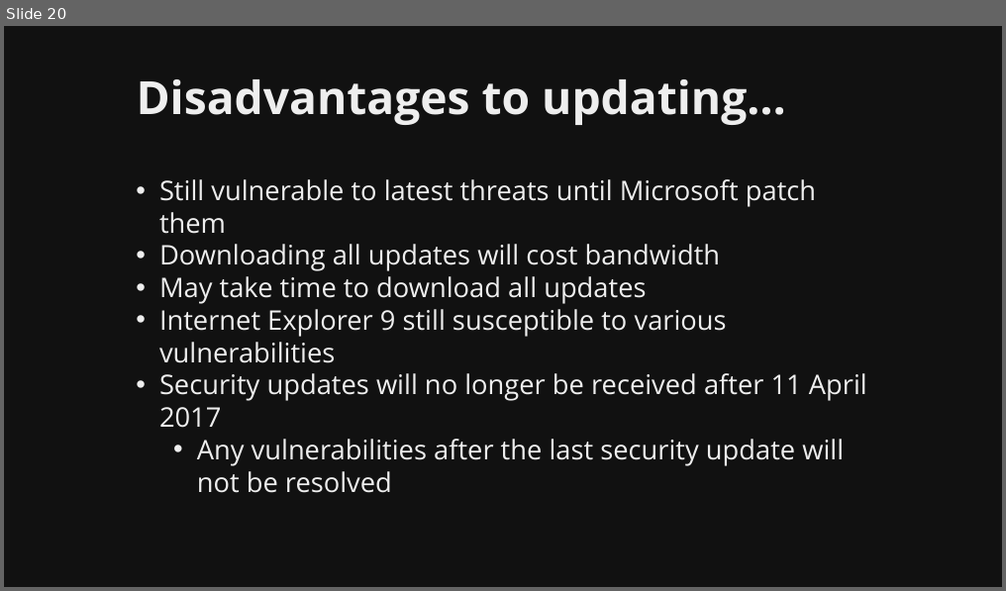
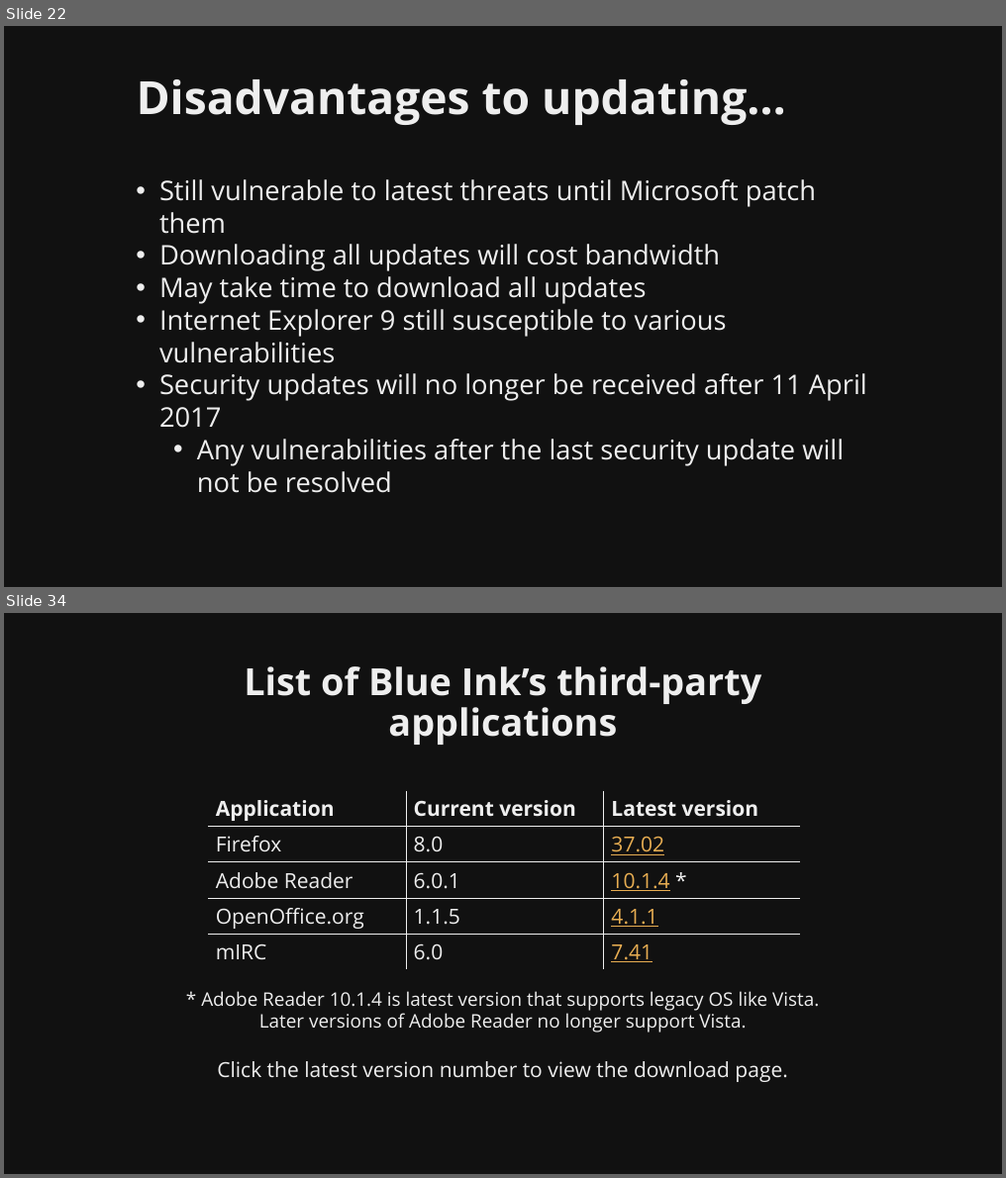
Before and after one commit to martymcflywa/ecu, a slide deck: year_1/sem_2/CSI1101_computer_security/0b_assignment_2_[22MAY15_0900]/dev/CSI1101_PONCE_A2_v01.pptx. Shown one above the other, each under a label of ours: slide 20 before the commit, slides 22 and 34 after it; the slides between them are not shown. The pictures are 1006x591 and 1006x1178 pixels, drawn with LibreOffice and Linux fonts; fonts in the diff are those of the drawing. Boxes give left, top, right and bottom in pixels: in the first picture for what was removed or moved away, otherwise in the second. Text is boxed around its words. In the diff, an @@ line names an element or a change of style, - is before the commit and + after.

Commit message:
CSI1101 A2: finished user applications, todo user practices

```diff
--- a/year_1/sem_2/CSI1101_computer_security/0b_assignment_2_[22MAY15_0900]/dev/CSI1101_PONCE_A2_v01.pptx
+++ b/year_1/sem_2/CSI1101_computer_security/0b_assignment_2_[22MAY15_0900]/dev/CSI1101_PONCE_A2_v01.pptx
@@ slide 34 added at (4, 613, 1002, 1174), background #111111 @@
@@ title added at (244, 666, 761, 745), 36 pt, text #EEEEEE, bold @@
+List of Blue Ink’s third-party applications
@@ table added at (208, 790, 799, 966), 5 rows, 3 columns @@
+Application | Current version | Latest version
+Firefox | 8.0 | 37.02
+Adobe Reader | 6.0.1 | 10.1.4 *
+OpenOffice.org | 1.1.5 | 4.1.1
+mIRC | 6.0 | 7.41
@@ text added at (201, 991, 819, 1082), 18 pt, text #EEEEEE @@
+* Adobe Reader 10.1.4 is latest version that supports legacy OS like Vista.
+Later versions of Adobe Reader no longer support Vista.
+Click the latest version number to view the download page.
@@ what was slide 20 is now slide 22 @@
```
Also in this commit, not shown: 6 slides changed, 15 other slides added, 3 other files.
